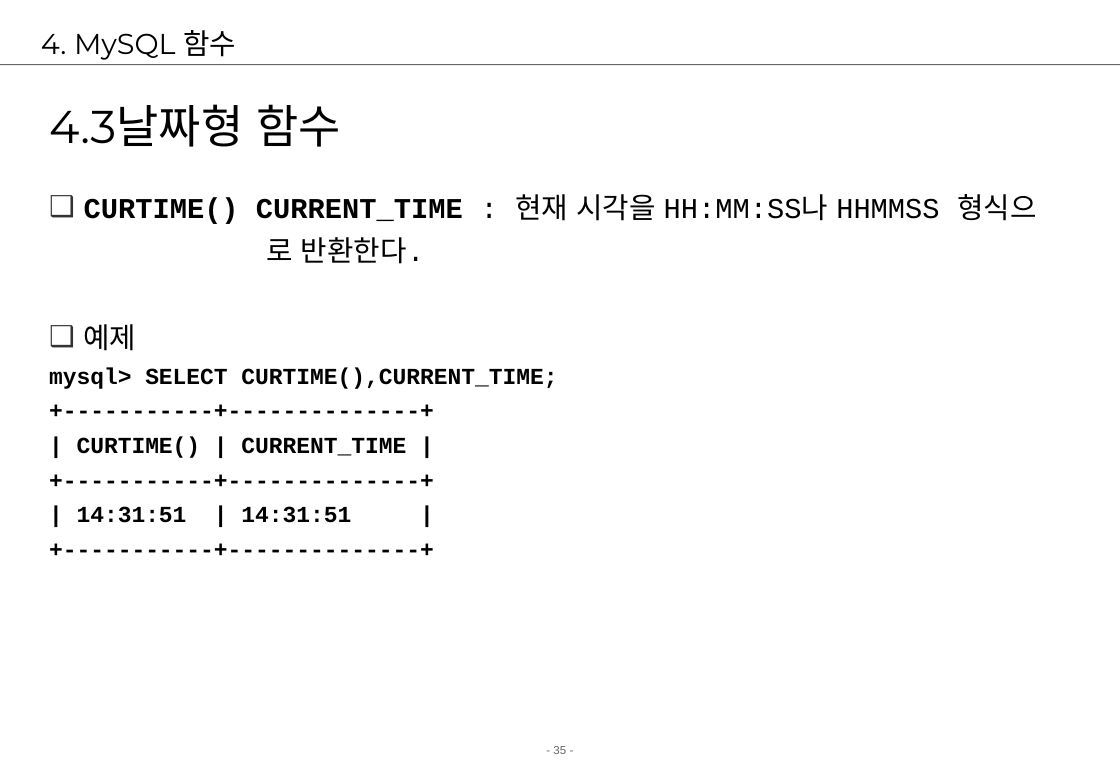
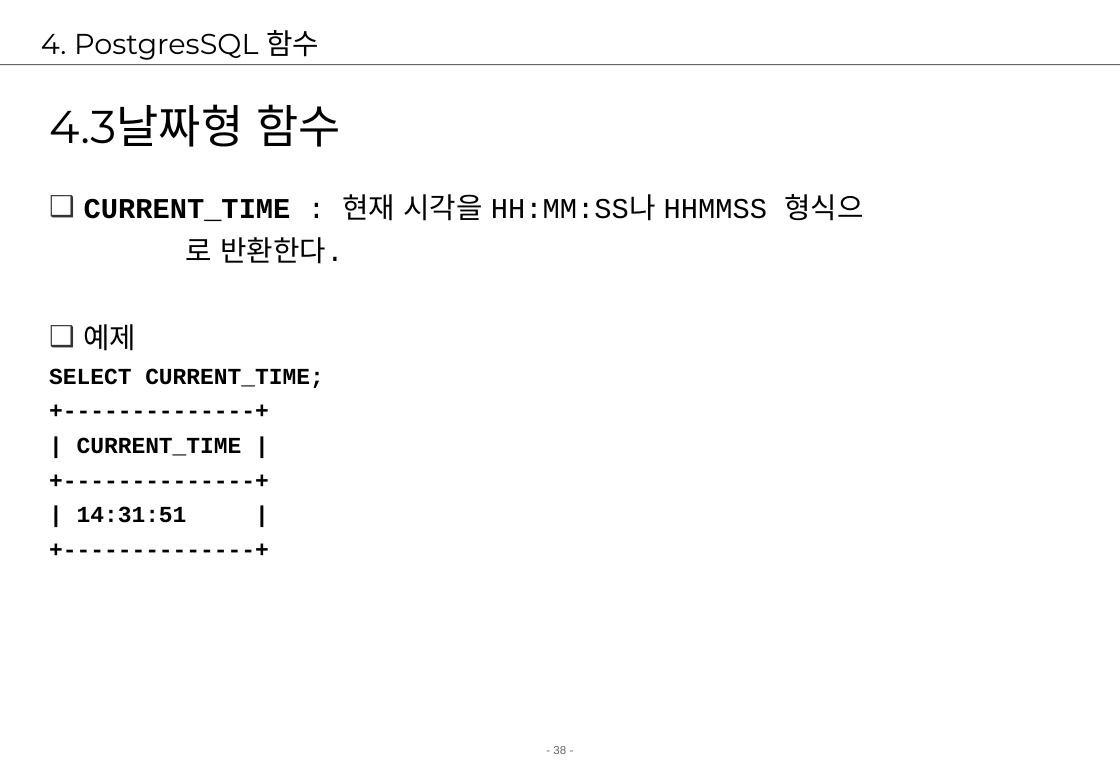
Before and after one commit to jungeunlee95/cafe24-TIL, a slide deck: slide 38 of 2 강의자료/02.강의/5. postgresql/postgresql2-검색.ppt (slide 35 before the commit). Drawn at 1120x775 pixels with LibreOffice and Linux fonts; fonts in the diff are those of the drawing; background and template pictures are left out. Boxes give left, top, right and bottom in pixels: in the first picture for what was removed or moved away, otherwise in the second. Text is boxed around its words. In the diff, an @@ line names an element or a change of style, - is before the commit and + after.

Commit message:
postgresql

```diff
--- a/2 강의자료/02.강의/5. postgresql/postgresql2-검색.ppt
+++ b/2 강의자료/02.강의/5. postgresql/postgresql2-검색.ppt
@@ title at bbox=[41, 30, 319, 60]: text changed @@
-4. MySQL 함수
+4. PostgresSQL 함수
@@ text at bbox=[84, 194, 864, 221]: text changed @@
-❑ CURTIME() CURRENT_TIME : 현재 시각을 HH:MM:SS나 HHMMSS 형식으
+❑ CURRENT_TIME : 현재 시각을 HH:MM:SS나 HHMMSS 형식으
@@ text at bbox=[49, 368, 324, 523]: text changed @@
-mysql> SELECT CURTIME(),CURRENT_TIME;
-+-----------+--------------+
-| CURTIME() | CURRENT_TIME |
-+-----------+--------------+
-| 14:31:51 | 14:31:51 |
-+-----------+--------------+
+SELECT CURRENT_TIME;
++--------------+
+| CURRENT_TIME |
++--------------+
+| 14:31:51 |
++--------------+
```
Also in this commit, not shown: 44 other slides changed, 4 slides added, 1 slide removed, 27 other files.
